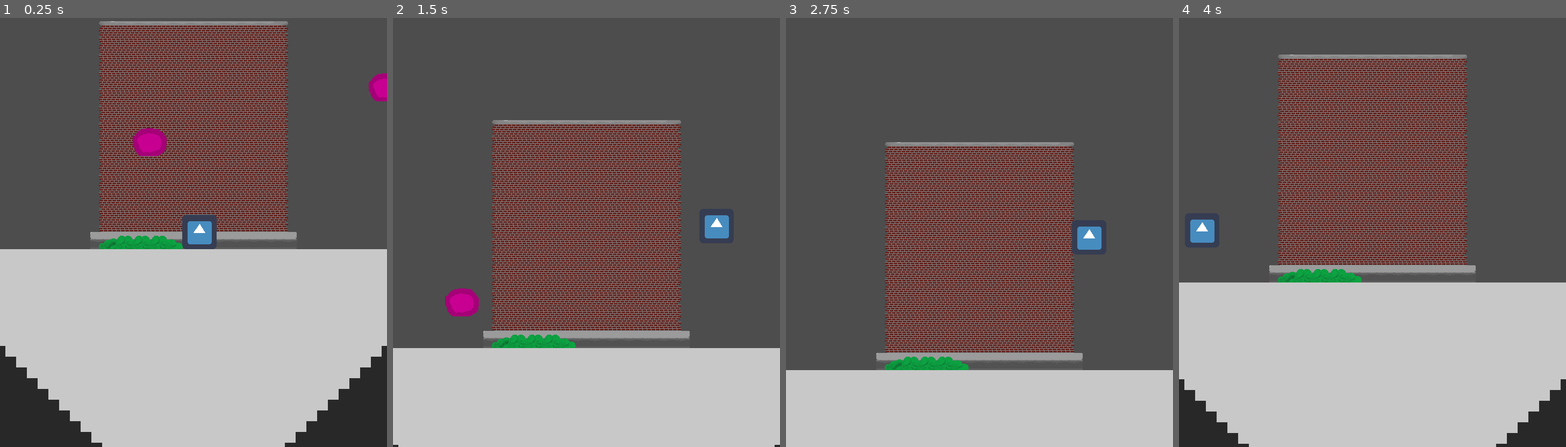
Above: before the commit, frames 1-4 (left to right).
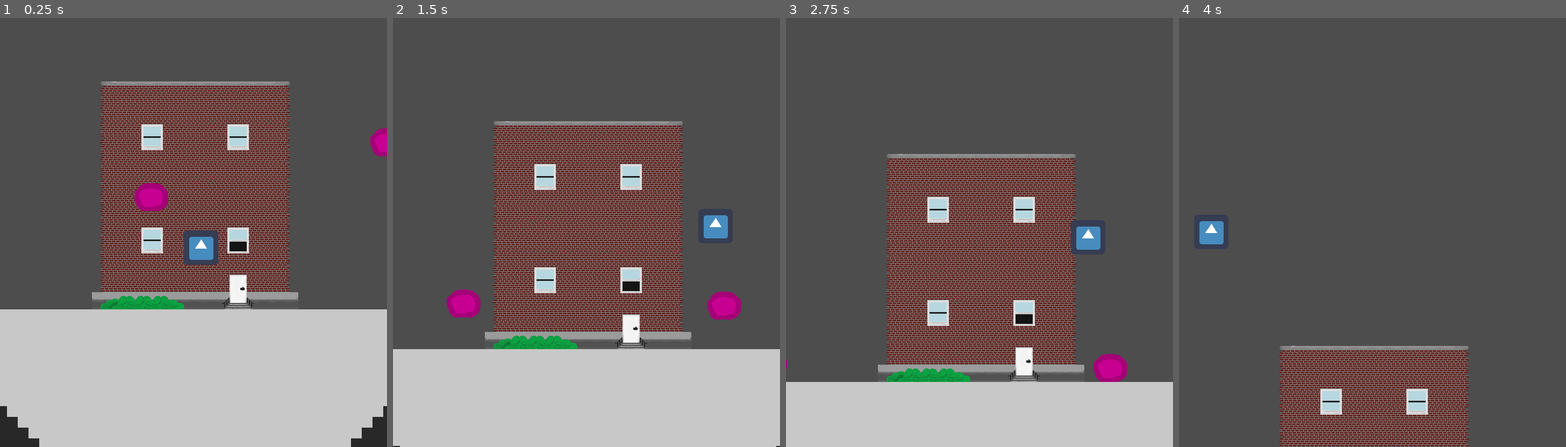
Above: after the commit, the same moments.

Repository: schonewillejacob/SlimeScraper
Game: Godot game, scene res://Data/Main.tscn
Two runs of this game, one before a commit and one after it. Both use one fixed random seed, a clock stepped at 60 frames per second and the inputs below. The engine's default icon, where the game draws it, is replaced by a stand-in: a white triangle on a blue panel in a dark square.
Inputs:
- Up to frame 1 (0.25 s): no input
- Up to frame 2 (1.5 s): hold D (user_right) from 0.53 s (still down); tap W (user_up) at 0.77 s
- Up to frame 3 (2.75 s): tap W (user_up) at 1.52 s; release D (user_right) at 2.03 s; hold A (user_left) from 2.03 s (still down)
- Up to frame 4 (4 s): release A (user_left) at 2.78 s; hold D (user_right) from 2.78 s (still down); tap W (user_up) at 3.02, 3.77 s

The runs differ from the first frame. In frame 1, 33% of the frame differs, in the area x 0-100%, y 0-100%; in frame 2, 21%; in frame 3, 24%; in frame 4, 63%, in the area x 0-100%, y 8-100%.

Commit message:
slime/Area2D collision, GameController is a singleton now

Diff:
--- a/src/Data/Scenes/Building.tscn
+++ b/src/Data/Scenes/Building.tscn
@@ -1,39 +1,15 @@
-[gd_scene load_steps=6 format=3 uid="uid://c6loarmpx1hpt"]
+[gd_scene load_steps=3 format=3 uid="uid://c6loarmpx1hpt"]
 
 [ext_resource type="Script" path="res://Data/Scripts/Building.gd" id="1_cbgk2"]
-[ext_resource type="Texture2D" uid="uid://bloqfccs2d3jn" path="res://Assets/Graphics/Tiles/Building.png" id="2_jvup3"]
 
 [sub_resource type="RectangleShape2D" id="RectangleShape2D_gnsfx"]
-
-[sub_resource type="TileSetAtlasSource" id="TileSetAtlasSource_g8j8g"]
-texture = ExtResource("2_jvup3")
-texture_region_size = Vector2i(32, 32)
-0:2/0 = 0
-1:2/0 = 0
-2:2/0 = 0
-2:3/0 = 0
-1:3/0 = 0
-0:3/0 = 0
-0:1/0 = 0
-1:1/0 = 0
-2:1/0 = 0
-2:0/0 = 0
-1:0/0 = 0
-0:0/0 = 0
-3:1/0 = 0
-4:1/0 = 0
-5:1/0 = 0
-
-[sub_resource type="TileSet" id="TileSet_cqxgt"]
-sources/0 = SubResource("TileSetAtlasSource_g8j8g")
+size = Vector2(86, 120)
 
 [node name="Building" type="Area2D"]
+collision_layer = 8
+collision_mask = 8
 script = ExtResource("1_cbgk2")
 
 [node name="CollisionShape2D" type="CollisionShape2D" parent="."]
+position = Vector2(0, 11)
 shape = SubResource("RectangleShape2D_gnsfx")
-
-[node name="TileMap" type="TileMap" parent="."]
-tile_set = SubResource("TileSet_cqxgt")
-cell_quadrant_size = 32
-format = 2
--- a/src/Data/Scenes/PlayArea.tscn
+++ b/src/Data/Scenes/PlayArea.tscn
@@ -1,11 +1,21 @@
-[gd_scene load_steps=9 format=3 uid="uid://dhuuw76udngo3"]
+[gd_scene load_steps=13 format=3 uid="uid://dhuuw76udngo3"]
 
-[ext_resource type="Script" path="res://Data/Scripts/GameController.gd" id="1"]
 [ext_resource type="PackedScene" uid="uid://dlea8lco0wv1f" path="res://Data/Scenes/Player.tscn" id="2_tilqw"]
+[ext_resource type="PackedScene" uid="uid://c6loarmpx1hpt" path="res://Data/Scenes/Building.tscn" id="3_cthy5"]
 [ext_resource type="PackedScene" uid="uid://eh3ftx371nv6" path="res://Data/Scenes/Floor.tscn" id="3_iqxc3"]
 [ext_resource type="Texture2D" uid="uid://bloqfccs2d3jn" path="res://Assets/Graphics/Tiles/Building.png" id="4_u36e3"]
 [ext_resource type="PackedScene" uid="uid://bkewqhcwgs58t" path="res://Data/Scenes/Slime.tscn" id="4_w02om"]
+[ext_resource type="AudioStream" uid="uid://dw0xjckl7mtfs" path="res://Assets/Audio/Slime.mp3" id="5_lbdea"]
 [ext_resource type="Script" path="res://Data/Scripts/CameraCarrier2D.gd" id="6_f53lg"]
+
+[sub_resource type="TileMapPattern" id="TileMapPattern_s15ex"]
+tile_data = PackedInt32Array(0, 131072, 4, 65536, 131072, 5, 1, 196608, 4, 65537, 196608, 5)
+
+[sub_resource type="TileMapPattern" id="TileMapPattern_f8i25"]
+tile_data = PackedInt32Array(0, 0, 4, 65536, 0, 5, 1, 65536, 4, 65537, 65536, 5)
+
+[sub_resource type="TileMapPattern" id="TileMapPattern_drqxc"]
+tile_data = PackedInt32Array(0, 262144, 4, 65536, 262144, 5, 1, 327680, 4, 65537, 327680, 5)
 
 [sub_resource type="TileSetAtlasSource" id="TileSetAtlasSource_tqjs1"]
 texture = ExtResource("4_u36e3")
@@ -17,40 +27,51 @@
 1:1/0 = 0
 2:1/0 = 0
 3:1/0 = 0
-4:1/0 = 0
-5:1/0 = 0
-0:2/0 = 0
-1:2/0 = 0
-2:2/0 = 0
 0:3/0 = 0
 1:3/0 = 0
 2:3/0 = 0
+4:1/0 = 0
+5:1/0 = 0
+6:1/0 = 0
+4:2/0 = 0
+0:4/next_alternative_id = 2
+0:4/0 = 0
+1:4/next_alternative_id = 2
+1:4/0 = 0
+1:5/next_alternative_id = 2
+1:5/0 = 0
+0:5/next_alternative_id = 2
+0:5/0 = 0
+2:4/0 = 0
+3:4/0 = 0
+3:5/0 = 0
+2:5/0 = 0
+4:4/0 = 0
+5:4/0 = 0
+5:5/0 = 0
+4:5/0 = 0
+3:2/0 = 0
+3:3/0 = 0
 
 [sub_resource type="TileSet" id="TileSet_v0kop"]
 tile_size = Vector2i(32, 32)
 sources/0 = SubResource("TileSetAtlasSource_tqjs1")
+pattern_0 = SubResource("TileMapPattern_s15ex")
+pattern_1 = SubResource("TileMapPattern_f8i25")
+pattern_2 = SubResource("TileMapPattern_drqxc")
 
 [node name="PlayArea" type="Node2D"]
 
-[node name="CameraCarrier2D" type="Camera2D" parent="."]
-position = Vector2(560, 511)
-script = ExtResource("6_f53lg")
-player_path = NodePath("../Player")
+[node name="stage" type="Node" parent="."]
 
-[node name="GameController" type="Node" parent="."]
-script = ExtResource("1")
+[node name="Building" parent="stage" instance=ExtResource("3_cthy5")]
+position = Vector2(566, 478)
 
-[node name="Player" parent="." instance=ExtResource("2_tilqw")]
-position = Vector2(571, 488)
-camera_path = NodePath("../CameraCarrier2D")
-
-[node name="env" type="Node" parent="."]
-
-[node name="Floor" parent="env" instance=ExtResource("3_iqxc3")]
+[node name="Floor" parent="stage" instance=ExtResource("3_iqxc3")]
 position = Vector2(570, 1184)
 scale = Vector2(20, 20)
 
-[node name="TileMap" type="TileMap" parent="env"]
+[node name="BaseMap" type="TileMap" parent="stage"]
 position = Vector2(-32, 0)
 tile_set = SubResource("TileSet_v0kop")
 format = 2
@@ -76,7 +97,7 @@
 layer_3/y_sort_enabled = false
 layer_3/y_sort_origin = 0
 layer_3/z_index = -1
-layer_3/tile_data = PackedInt32Array()
+layer_3/tile_data = PackedInt32Array(983060, 262144, 4, 1048596, 262144, 5, 983061, 327680, 4, 1048597, 327680, 5, 786452, 131072, 4, 851988, 131072, 5, 786453, 196608, 4, 851989, 196608, 5, 786447, 0, 4, 851983, 0, 5, 786448, 65536, 4, 851984, 65536, 5, 393231, 0, 4, 458767, 0, 5, 393232, 65536, 4, 458768, 65536, 5, 393236, 0, 4, 458772, 0, 5, 393237, 65536, 4, 458773, 65536, 5)
 layer_4/name = "Foreground"
 layer_4/enabled = true
 layer_4/modulate = Color(1, 1, 1, 1)
@@ -85,6 +106,21 @@
 layer_4/z_index = 1
 layer_4/tile_data = PackedInt32Array(1048589, 196608, 1, 1048590, 262144, 1, 1048591, 262144, 1, 1048592, 262144, 1, 1048593, 327680, 1)
 
+[node name="Musicbox" type="AudioStreamPlayer" parent="stage"]
+stream = ExtResource("5_lbdea")
+autoplay = true
+
+[node name="player" type="Node" parent="."]
+
+[node name="CameraCarrier2D" type="Camera2D" parent="player"]
+position = Vector2(557, 251)
+script = ExtResource("6_f53lg")
+playerPath = NodePath("../Player")
+
+[node name="Player" parent="player" instance=ExtResource("2_tilqw")]
+position = Vector2(571, 400)
+camera_path = NodePath("../CameraCarrier2D")
+
 [node name="enemies" type="Node" parent="."]
 
 [node name="Slime" parent="enemies" instance=ExtResource("4_w02om")]
--- a/src/Data/Scenes/Player.tscn
+++ b/src/Data/Scenes/Player.tscn
@@ -16,3 +16,8 @@
 
 [node name="CollisionShape2D" type="CollisionShape2D" parent="."]
 shape = SubResource("RectangleShape2D_ogar8")
+
+[node name="Timer" type="Timer" parent="."]
+wait_time = 2.0
+
+[connection signal="timeout" from="Timer" to="." method="_on_timer_timeout"]
--- a/src/Data/Scenes/Slime.tscn
+++ b/src/Data/Scenes/Slime.tscn
@@ -37,8 +37,28 @@
 radius = 25.0
 height = 56.0
 
+[sub_resource type="Animation" id="Animation_vef1b"]
+resource_name = "windup"
+tracks/0/type = "value"
+tracks/0/imported = false
+tracks/0/enabled = true
+tracks/0/path = NodePath(".:scale")
+tracks/0/interp = 1
+tracks/0/loop_wrap = true
+tracks/0/keys = {
+"times": PackedFloat32Array(0, 0.8, 1),
+"transitions": PackedFloat32Array(1, 1, 1),
+"update": 0,
+"values": [Vector2(1, 1), Vector2(10, 0.2), Vector2(1, 1)]
+}
+
+[sub_resource type="AnimationLibrary" id="AnimationLibrary_p11g1"]
+_data = {
+"windup": SubResource("Animation_vef1b")
+}
+
 [node name="Slime" type="RigidBody2D" groups=["Enemy"]]
-collision_layer = 4
+collision_layer = 12
 collision_mask = 7
 physics_material_override = ExtResource("1_tdouv")
 gravity_scale = 0.8
@@ -46,11 +66,17 @@
 script = ExtResource("1_h23ct")
 
 [node name="AnimatedSprite2D" type="AnimatedSprite2D" parent="."]
-position = Vector2(0, -7)
+position = Vector2(0, -17)
 sprite_frames = SubResource("SpriteFrames_yyy5h")
 animation = &"idle"
 autoplay = "idle"
 
 [node name="CollisionShape2D" type="CollisionShape2D" parent="."]
+position = Vector2(0, -10)
 rotation = 1.57079
 shape = SubResource("CapsuleShape2D_dlo4t")
+
+[node name="AnimationPlayer" type="AnimationPlayer" parent="."]
+libraries = {
+"": SubResource("AnimationLibrary_p11g1")
+}
--- a/src/Data/Scripts/Building.gd
+++ b/src/Data/Scripts/Building.gd
@@ -1,4 +1,7 @@
 extends Area2D
+
+
+
 # Responsiblities:
 #	Create Area2D to detect slimes
 #	Retrieve and logically organise a Tilemap
@@ -7,8 +10,12 @@
 # Future:
 #	Create Moss for slime growth
 #	Asthetics via tilemap/code.
-#
 
 
-func _to_string():
-	return "Inhabitant"
+func _ready():
+	GameController.building = self
+	create_tilemap(GameController.difficulty)
+
+# Make a building from the tilemap's contents.
+func create_tilemap(d):
+	print(d)
--- a/src/Data/Scripts/CameraCarrier2D.gd
+++ b/src/Data/Scripts/CameraCarrier2D.gd
@@ -1,8 +1,17 @@
 extends Camera2D
 
+var max_y = 450.0
+@export var playerPath : NodePath
+@onready var player = get_node(playerPath)
 
-@export var player_path : NodePath
-@onready var player = get_node(player_path)
+func _ready():
+#	Protect against naked executions
+	if player: max_y = player.transform.origin.y
 
-func _physics_process(_delta):
-	transform.origin.y = player.transform.origin.y
+func _physics_process(delta):
+	carry_to_player(delta)
+
+
+func carry_to_player(_delta):
+	var player_y : float = player.transform.origin.y
+	transform.origin.y = clamp(player_y, player_y, max_y)
--- a/src/Data/Scripts/GameController.gd
+++ b/src/Data/Scripts/GameController.gd
@@ -1,7 +1,10 @@
 # This object coordinates the game, and holds the diffculty data & alogrithms associated with it.
+# It's Autoloaded, and needs "space to breathe"
 extends Node
 
-var Difficulty : int
+var difficulty : int = 0
+var player : CharacterBody2D
+var building : Area2D
 
 func _ready():
 	randomize()
--- /dev/null
+++ b/src/Data/Scripts/Musicbox.gd
@@ -0,0 +1,11 @@
+extends AudioStreamPlayer
+
+
+# Called when the node enters the scene tree for the first time.
+func _ready():
+	pass # Replace with function body.
+
+
+# Called every frame. 'delta' is the elapsed time since the previous frame.
+func _process(delta):
+	pass
--- a/src/Data/Scripts/Player.gd
+++ b/src/Data/Scripts/Player.gd
@@ -42,6 +42,8 @@
 
 
 func process_ui():
+	if(Input.is_action_just_pressed("user_decline")): get_tree().quit()
+
 	if state == States.Recovering: # Guards against movement if state isn't right
 		return
 	x_axis = Input.get_axis("user_left", "user_right")
@@ -64,22 +66,37 @@
 	var enemy_list = get_tree().get_nodes_in_group("Enemy")
 #	Hit enemy.
 	for i in range(slide_count):
+#		Guard Clauses.
 		var slide_collider = get_slide_collision(i).get_collider()
-#		Guard Clause.
 		if slide_collider not in enemy_list:
 			return
+		if state == States.Recovering:
+			return
+
 #		Determine outcome.
 		if (slide_collider.transform.origin.y - transform.origin.y) > 0:
 			bounce()
 			slide_collider.die()
 		else:
-			pass
+			bounce_direction(Vector2( sign(slide_collider.transform.origin.x - transform.origin.x), -1))#left or right?
+			x_axis = 0
+			state = States.Recovering
+			$Timer.start()
+			print("bounced")
+
 
 func bounce():
 	velocity.y = JUMP_HEIGHT * 2
+
+func bounce_direction(_direction : Vector2):
+	velocity = JUMP_HEIGHT * _direction.normalized()
 
 func wrap_around(left : int, right : int):
 	if transform.origin.x > right:
 		transform.origin.x = left
 	elif transform.origin.x < left:
 		transform.origin.x = right
+
+
+func _on_timer_timeout():
+	state = States.Idle
--- a/src/Data/Scripts/Slime.gd
+++ b/src/Data/Scripts/Slime.gd
@@ -9,7 +9,7 @@
 var flagSpawned : bool = true
 var flagJumping : bool = true
 
-# This is the midpoint of the screen.
+# This is, by default, the midpoint of the screen.
 @onready var targetX : float = get_viewport_rect().size.x / 2
 
 enum States {
@@ -23,7 +23,8 @@
 
 
 
-#func _ready():
+func _ready():
+	GameController.building.body_entered.connect(hit_building)
 
 func _physics_process(_delta):
 	process_movement()
@@ -41,7 +42,7 @@
 					state = States.Ground
 
 		States.Ground:
-#			Perform jump, change state, prevent multiple jump impulses.
+#			Perform jump, change state, prevent multiple jump impulses w/ flag.
 			if flagJumping:
 				flagJumping = false
 
@@ -54,10 +55,16 @@
 				await get_tree().create_timer(0.2).timeout
 				flagJumping = true
 				state = States.Falling
-func die():
-	queue_free()
 
 
+func die():
+#	queue_free()
+	pass
 
-func get_strength():
-	return STRENGTH
+
+func hit_building(_body):
+	freeze_mode = FREEZE_MODE_STATIC
+	freeze = true
+	collision_layer = 4
+	state = States.Attached
+	freeze = false
--- /dev/null
+++ b/src/default_bus_layout.tres
@@ -0,0 +1,4 @@
+[gd_resource type="AudioBusLayout" format=3 uid="uid://bt4apwjtom3gm"]
+
+[resource]
+bus/0/send = &"New Bus"
--- a/src/project.godot
+++ b/src/project.godot
@@ -14,6 +14,10 @@
 run/main_scene="res://Data/Main.tscn"
 config/features=PackedStringArray("4.0")
 config/icon="res://icon.png"
+
+[autoload]
+
+GameController="*res://Data/Scripts/GameController.gd"
 
 [display]
 
Binary file changed: src/Assets/Graphics/Tiles/Building.png
Not shown: 1 places in src/Data/Scenes/Slime.tscn that only renumber resources
